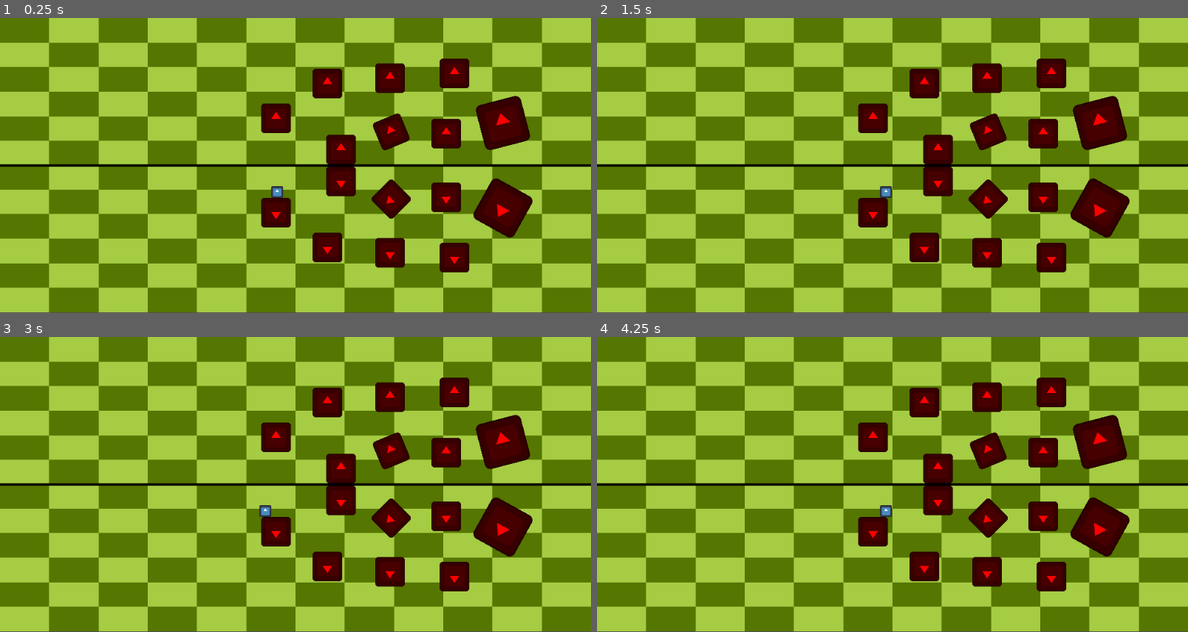
Above: before the commit, frames 1-4 (two rows, left to right).
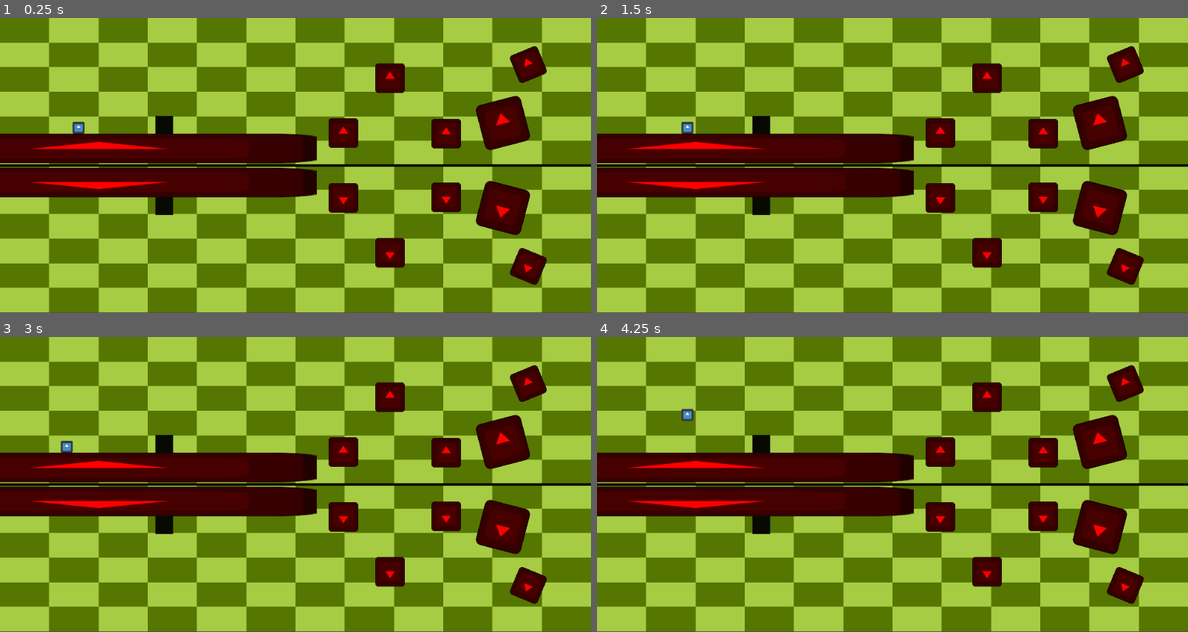
Above: after the commit, the same moments.

Repository: Rinkton/igu-summer-2024
Game: Godot game, scene res://main.tscn
Two runs of this game, one before a commit and one after it. Both use one fixed random seed, a clock stepped at 60 frames per second and the inputs below. The engine's default icon, where the game draws it, is replaced by a stand-in: a white triangle on a blue panel in a dark square.
Inputs (mouse positions are in pixels of both pictures, inside the frame that each line leads up to):
- Up to frame 1 (0.25 s): no input
- Up to frame 2 (1.5 s): tap Enter at 0.5 s; move the mouse to (1022, 150) at 0.52 s; tap A (a) at 0.6 s; tap D (d) at 0.8, 1.35 s; tap Space at 1.25 s; move the mouse to (774, 180) at 1.27 s
- Up to frame 3 (3 s): tap W (w) at 1.55, 2.1 s; move the mouse to (354, 419) at 2.02 s; tap A (a) at 2.3, 2.85 s; tap Enter at 2.75 s; move the mouse to (265, 543) at 2.77 s
- Up to frame 4 (4.25 s): tap D (d) at 3.05, 3.6 s; tap Space at 3.5 s; move the mouse to (1069, 528) at 3.52 s; tap W (w) at 3.8 s

The runs differ from the first frame. In frame 1, 18% of the frame differs, in the area x 0-93%, y 9-91%; in frame 2, 18%; in frame 3, 18%; in frame 4, 18%.

Commit message:
Add files via upload

Diff:
--- a/prototypesym/character.gd
+++ b/prototypesym/character.gd
@@ -2,17 +2,27 @@
 
 var gravity = 30
 var direction := Vector2(0,0)
+var push_force = 20.0
 
 func _process(_delta):
+
+	# after calling move_and_slide()
+	for i in get_slide_collision_count():
+		var c = get_slide_collision(i)
+		if c.get_collider() is RigidBody2D:
+			c.get_collider().apply_central_impulse(-c.get_normal() * push_force)
 
 	if !is_on_floor():
 		velocity.y += gravity
 		if velocity.y > 1000:
 			velocity.y = 1000
+	print(is_on_floor())
 
 	if Input.is_action_just_pressed('w') and is_on_floor():
 		velocity.y = -500
 	var horz = Input.get_axis('a','d')
 	velocity.x = 100 * horz
+	print(velocity)
 	velocity.x = 300 * horz
+	print(velocity)
 	move_and_slide()
--- a/prototypesym/main.gd
+++ b/prototypesym/main.gd
@@ -1,12 +1,28 @@
 extends Node2D
 
-var obst1 = preload('res://obst1.tscn')
-
+func _ready():
+	for object in $world_objects.get_children():
+		var new_object = object.duplicate()
+		new_object.set_collision_layer_value(1,false)
+		object.add_child(new_object)
 
 func _process(_delta):
+
 	if Input.is_action_just_pressed("scroll_up"):
 		for object in $world_objects.get_children():
 			object.position.y -= 3
 	elif Input.is_action_just_pressed("scroll_down"):
 		for object in $world_objects.get_children():
 			object.position.y += 3
+
+
+	for object in $world_objects.get_children():
+		#object.global_position += Vector2(1,-1)
+		#object.get_child(2).set_collision_layer_value(1,false)
+		object.get_child(2).get_child(0).material = null
+		object.get_child(2).z_index = -1
+		object.get_child(2).rotation = -object.rotation * 2
+		object.get_child(2).scale = Vector2(-1,-1)
+		object.get_child(2).global_position.x = object.global_position.x
+		object.get_child(2).global_position.y = (250 - object.global_position.y) + 250
+		#new_object.global_position.y = (250 - object.global_position.y)  + 250
--- a/prototypesym/main.tscn
+++ b/prototypesym/main.tscn
@@ -1,9 +1,10 @@
-[gd_scene load_steps=10 format=3 uid="uid://c2d6hsho2u8ui"]
+[gd_scene load_steps=11 format=3 uid="uid://c2d6hsho2u8ui"]
 
 [ext_resource type="Texture2D" uid="uid://ikg01mwhr1j2" path="res://bgcheckeredgreen.png" id="1_1rblq"]
 [ext_resource type="Script" path="res://main.gd" id="1_jr1lh"]
 [ext_resource type="PackedScene" uid="uid://bl0p65sry0nln" path="res://character.tscn" id="2_xquvy"]
 [ext_resource type="PackedScene" uid="uid://bhrou6ujbten2" path="res://obst1.tscn" id="4_72qsx"]
+[ext_resource type="PackedScene" uid="uid://y670nsgjw3ha" path="res://node_2d.tscn" id="5_32rjb"]
 
 [sub_resource type="RectangleShape2D" id="RectangleShape2D_3cuv0"]
 size = Vector2(1000, 4)
@@ -53,12 +54,12 @@
 texture = SubResource("GradientTexture2D_i4b8n")
 
 [node name="character" parent="." instance=ExtResource("2_xquvy")]
-position = Vector2(469, 273)
+position = Vector2(133, 137)
 
 [node name="world_objects" type="Node2D" parent="."]
 
 [node name="obst1" parent="world_objects" instance=ExtResource("4_72qsx")]
-position = Vector2(662, 193)
+position = Vector2(894, 79)
 rotation = -0.392699
 
 [node name="obst2" parent="world_objects" instance=ExtResource("4_72qsx")]
@@ -66,14 +67,9 @@
 rotation = -0.253073
 scale = Vector2(1.555, 1.555)
 
-[node name="obst3" parent="world_objects" instance=ExtResource("4_72qsx")]
-position = Vector2(577, 223)
-
-[node name="obst4" parent="world_objects" instance=ExtResource("4_72qsx")]
-position = Vector2(554, 111)
-
 [node name="obst5" parent="world_objects" instance=ExtResource("4_72qsx")]
-position = Vector2(467, 170)
+position = Vector2(167, 221)
+scale = Vector2(14.595, 1)
 
 [node name="obst6" parent="world_objects" instance=ExtResource("4_72qsx")]
 position = Vector2(755, 196)
@@ -82,7 +78,10 @@
 position = Vector2(660, 102)
 
 [node name="obst8" parent="world_objects" instance=ExtResource("4_72qsx")]
-position = Vector2(769, 94)
+position = Vector2(581, 195)
+
+[node name="push" parent="world_objects" instance=ExtResource("5_32rjb")]
+position = Vector2(278, 179)
 
 [node name="mirror_world_objects" type="Node2D" parent="."]
 
--- /dev/null
+++ b/prototypesym/node_2d.tscn
@@ -0,0 +1,16 @@
+[gd_scene load_steps=3 format=3 uid="uid://y670nsgjw3ha"]
+
+[ext_resource type="Texture2D" uid="uid://ikg01mwhr1j2" path="res://bgcheckeredgreen.png" id="1_187i3"]
+
+[sub_resource type="RectangleShape2D" id="RectangleShape2D_ntpfh"]
+size = Vector2(30, 30)
+
+[node name="push" type="RigidBody2D"]
+
+[node name="CollisionShape2D" type="CollisionShape2D" parent="."]
+shape = SubResource("RectangleShape2D_ntpfh")
+
+[node name="Sprite2D" type="Sprite2D" parent="."]
+modulate = Color(0.0605303, 0.0605303, 0.0605303, 1)
+scale = Vector2(0.16, 0.32)
+texture = ExtResource("1_187i3")
--- a/prototypesym/obst1.tscn
+++ b/prototypesym/obst1.tscn
@@ -1,7 +1,6 @@
-[gd_scene load_steps=5 format=3 uid="uid://bhrou6ujbten2"]
+[gd_scene load_steps=4 format=3 uid="uid://bhrou6ujbten2"]
 
 [ext_resource type="Texture2D" uid="uid://rk31q3u8ahij" path="res://icon.svg" id="1_f7sen"]
-[ext_resource type="Script" path="res://obst_1.gd" id="1_k7gyo"]
 
 [sub_resource type="CanvasItemMaterial" id="CanvasItemMaterial_5spjv"]
 light_mode = 2
@@ -10,7 +9,6 @@
 size = Vector2(50, 50)
 
 [node name="obst1" type="StaticBody2D"]
-script = ExtResource("1_k7gyo")
 
 [node name="Sprite2D" type="Sprite2D" parent="."]
 modulate = Color(1, 0, 0, 1)
--- a/prototypesym/project.godot
+++ b/prototypesym/project.godot
@@ -10,7 +10,7 @@
 
 [application]
 
-config/name="Prototypesym"
+config/name="prototype with pushable"
 run/main_scene="res://main.tscn"
 config/features=PackedStringArray("4.3", "Forward Plus")
 config/icon="res://icon.svg"
--- /dev/null
+++ b/prototypesym/push.tscn
@@ -0,0 +1,16 @@
+[gd_scene load_steps=3 format=3 uid="uid://osqmyd0lyvvp"]
+
+[ext_resource type="Texture2D" uid="uid://ikg01mwhr1j2" path="res://bgcheckeredgreen.png" id="1_gao36"]
+
+[sub_resource type="RectangleShape2D" id="RectangleShape2D_ntpfh"]
+size = Vector2(30, 30)
+
+[node name="push" type="RigidBody2D"]
+
+[node name="CollisionShape2D" type="CollisionShape2D" parent="."]
+shape = SubResource("RectangleShape2D_ntpfh")
+
+[node name="Sprite2D" type="Sprite2D" parent="."]
+modulate = Color(0.0605303, 0.0605303, 0.0605303, 1)
+scale = Vector2(0.16, 0.32)
+texture = ExtResource("1_gao36")
